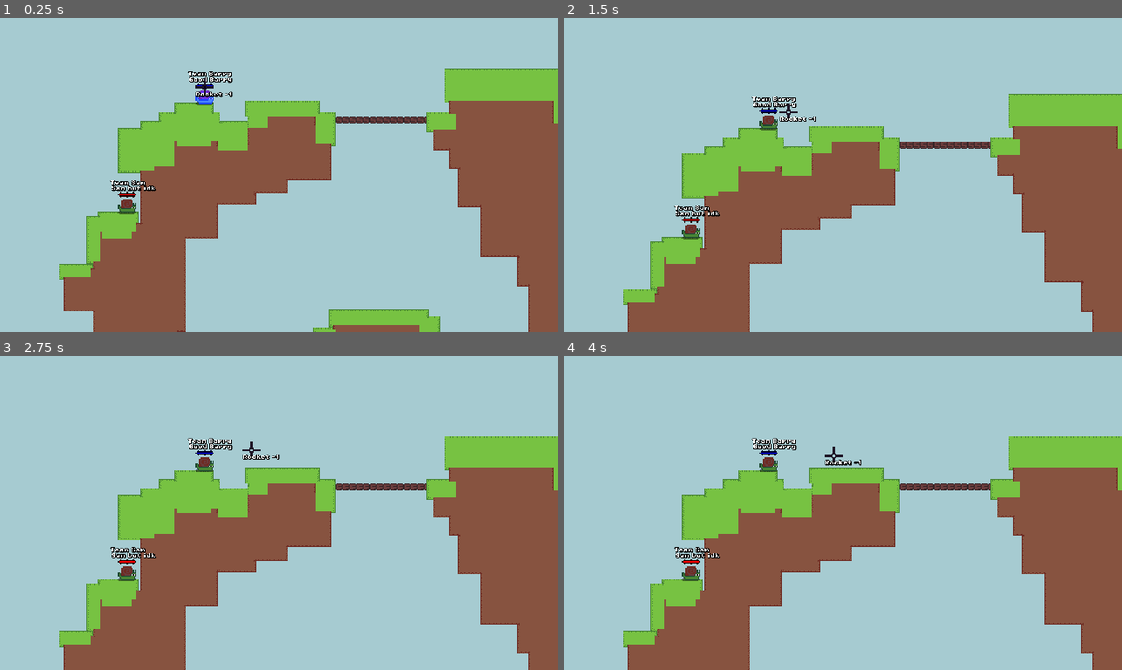
Above: before the commit, frames 1-4 (two rows, left to right).
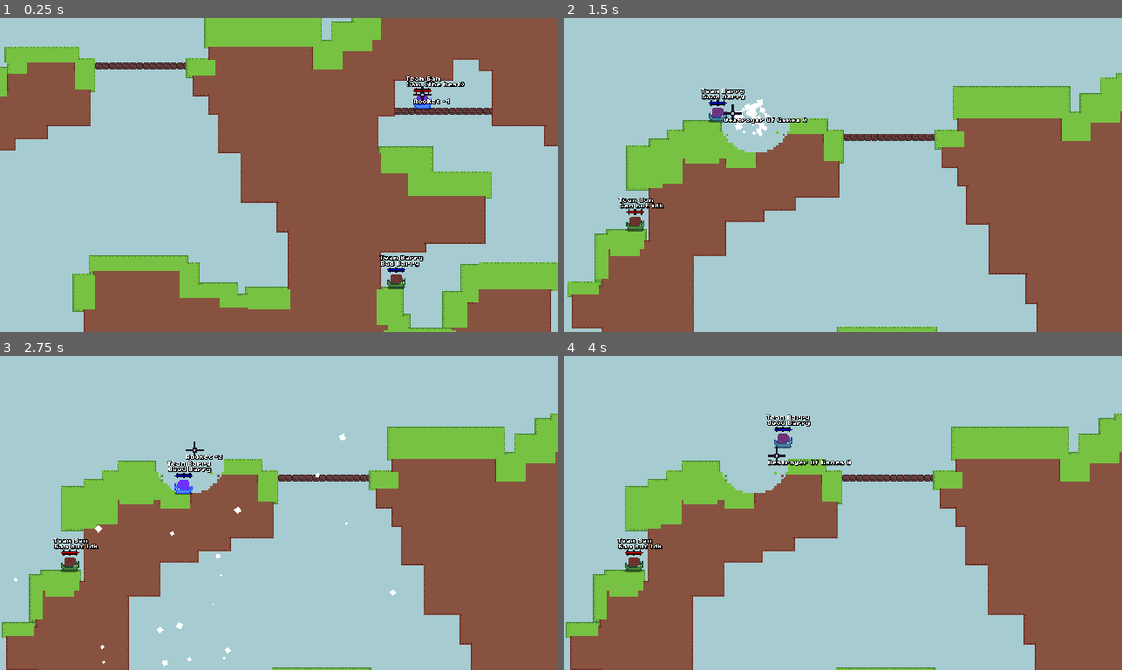
Above: after the commit, the same moments.

Repository: codingbanana21/Snail-Wars
Game: Godot game, scene res://scenes/game.tscn
Same seed, same stepped clock (60 frames per second), same inputs: the game is played once before the commit and once after it.
Inputs (mouse positions are in pixels of both pictures, inside the frame that each line leads up to):
- Up to frame 1 (0.25 s): no input
- Up to frame 2 (1.5 s): tap Enter (skip) at 0.5 s; move the mouse to (870, 175) at 0.52 s; press the mouse at (870, 175) at 0.53 s; hold D (right) from 0.53 s (still down); tap W (jump) at 0.77 s; move the mouse to (815, 175) at 1.27 s; release the mouse at (815, 175) at 1.28 s; tap Mouse wheel down (last_weapon) at 1.35 s
- Up to frame 3 (2.75 s): tap W (jump) at 1.52 s; move the mouse to (290, 506) at 2.02 s; release D (right) at 2.03 s; hold A (left) from 2.03 s (still down); tap Mouse wheel up (next_weapon) at 2.1 s
- Up to frame 4 (4 s): move the mouse to (837, 519) at 2.77 s; release A (left) at 2.78 s; hold D (right) from 2.78 s (still down); click (837, 519) at 2.85 s; tap W (jump) at 3.02, 3.77 s; move the mouse to (887, 516) at 3.52 s; tap Mouse wheel down (last_weapon) at 3.6 s

The runs differ from the first frame. In frame 1, 66% of the frame differs, in the area x 0-100%, y 0-100%; in frame 2, 30%; in frame 3, 30%; in frame 4, 30%.

Commit message:
Fix teams still bug

Diff:
--- a/projectiles/grenade.tscn
+++ b/projectiles/grenade.tscn
@@ -7,6 +7,7 @@
 radius = 8.0
 
 [node name="Grenade" unique_id=791496552 instance=ExtResource("1_yss3y")]
+explosion_time = 2.5
 explosion_size = 18
 explosion_accuracy = 20.0
 
--- a/scripts/Globals.gd
+++ b/scripts/Globals.gd
@@ -7,21 +7,23 @@
 var weapons_left: Array = [0]
 
 
-func _ready() -> void:
-	player_turn = randi_range(0, players_in_team - 1)
-	team_turn = randi_range(0, 1)
-	next_player()
-
-
-func next_player():
-	if player_turn == 2:
-		team_turn = (team_turn + 1) % 2
-		player_turn = 0
-	else:
+func next_player(skip_player: bool = false):
+	if skip_player:
+		print("skip")
 		player_turn += 1
 
-	print(player_turn)
-	print(team_turn)
+		if player_turn > 2:
+			player_turn = 0
+	else:
+		if team_turn == 1:
+			if player_turn == 2:
+				player_turn = 0
+			else:
+				player_turn += 1
+
+		team_turn = (team_turn + 1) % 2
+
+	print("player_turn ", player_turn, " team_turn ", team_turn)
 
 	for player: Player in get_tree().get_nodes_in_group("Player"):
 		player.next_player()
--- a/scripts/game.gd
+++ b/scripts/game.gd
@@ -4,9 +4,16 @@
 @onready var map: TileMapLayer = $Map
 
 
+func _ready() -> void:
+	#player_turn = randi_range(0, players_in_team - 1)
+	#team_turn = randi_range(0, 1)
+	Globals.next_player()
+
+
 func _process(delta: float) -> void:
 	if Input.is_action_just_pressed("skip"):
 		Globals.player_turn = (Globals.player_turn % 4) + 1
+		Globals.next_player()
 
 
 func remove_tile(tile_position: Vector2):
--- a/scripts/player.gd
+++ b/scripts/player.gd
@@ -51,7 +51,7 @@
 
 	if hp <= 0:
 		next_player_timer.stop()
-		Globals.next_player()
+		Globals.next_player(true)
 
 	snail.modulate.b = sin(Engine.get_physics_frames() / 5.0) * 3.0 + 5.0
 
